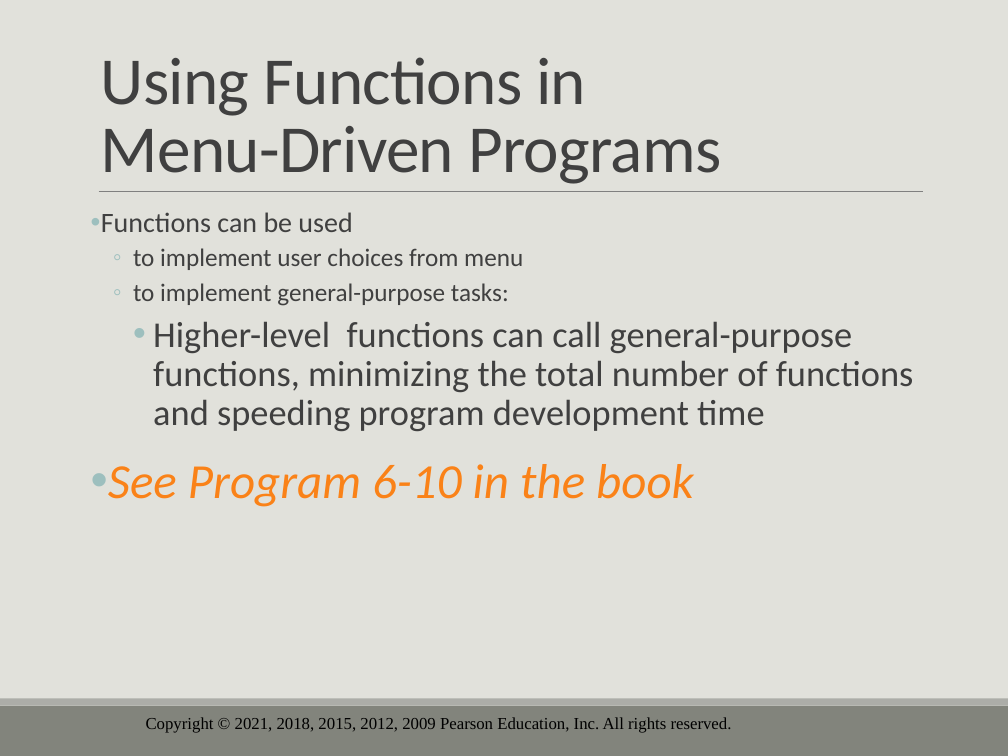
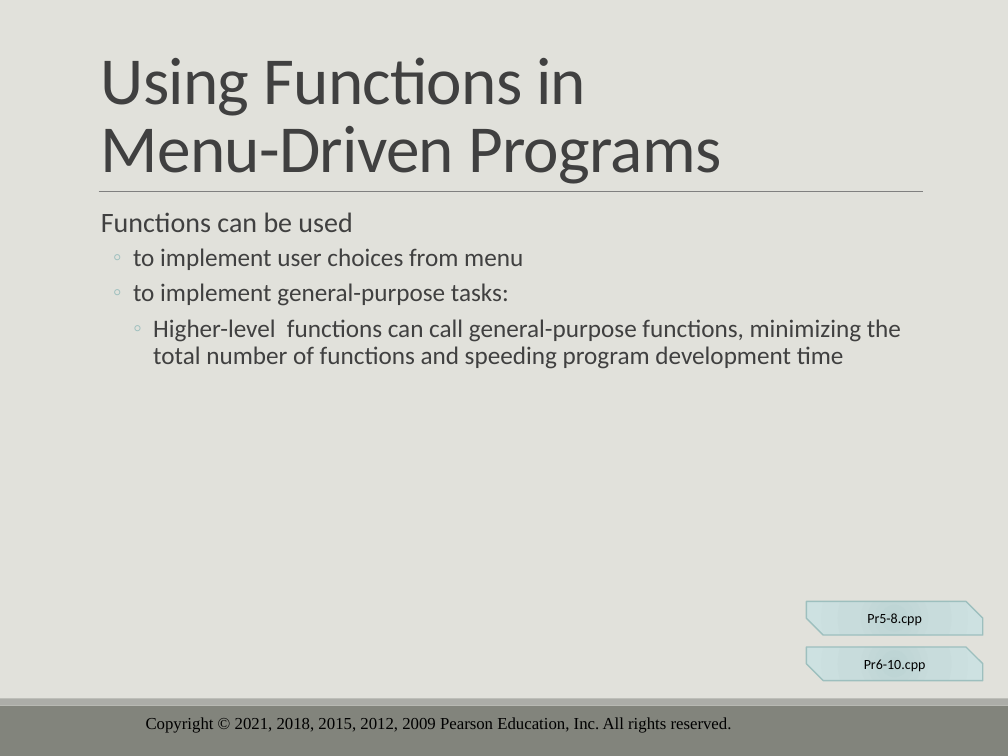
Before and after one commit to drolsonmi/eng1400, a slide deck: slide 26 of 1400_06_Functions.pptx. Drawn at 1008x756 pixels with LibreOffice and Linux fonts; fonts in the diff are those of the drawing; background and template pictures are left out. Boxes give left, top, right and bottom in pixels: in the first picture for what was removed or moved away, otherwise in the second. Text is boxed around its words. In the diff, an @@ line names an element or a change of style, - is before the commit and + after.

```diff
--- a/1400_06_Functions.pptx
+++ b/1400_06_Functions.pptx
@@ text at <box>101,212,901,369</box>: size 26 to 18 pt in "Higher-level functions can call general-purpose functions, m ..."; bullet • to  ; bullet • to ◦ @@
@@ text at <box>108,464,694,507</box>: paragraph removed @@
-• See Program 6-10 in the book
@@ snip diag rect added at <box>806,602,983,635</box>, fill gradient #BDD3D2 to #C9DCDC to #CEE2E1, outline #9DBFBE 1 pt, 10 pt, text #000000 @@
+Pr5-8.cpp
@@ snip diag rect added at <box>806,647,983,680</box>, fill gradient #BDD3D2 to #C9DCDC to #CEE2E1, outline #9DBFBE 1 pt, 10 pt, text #000000 @@
+Pr6-10.cpp
```
Also in this commit, not shown: 3 other slides changed, 2 other files.
